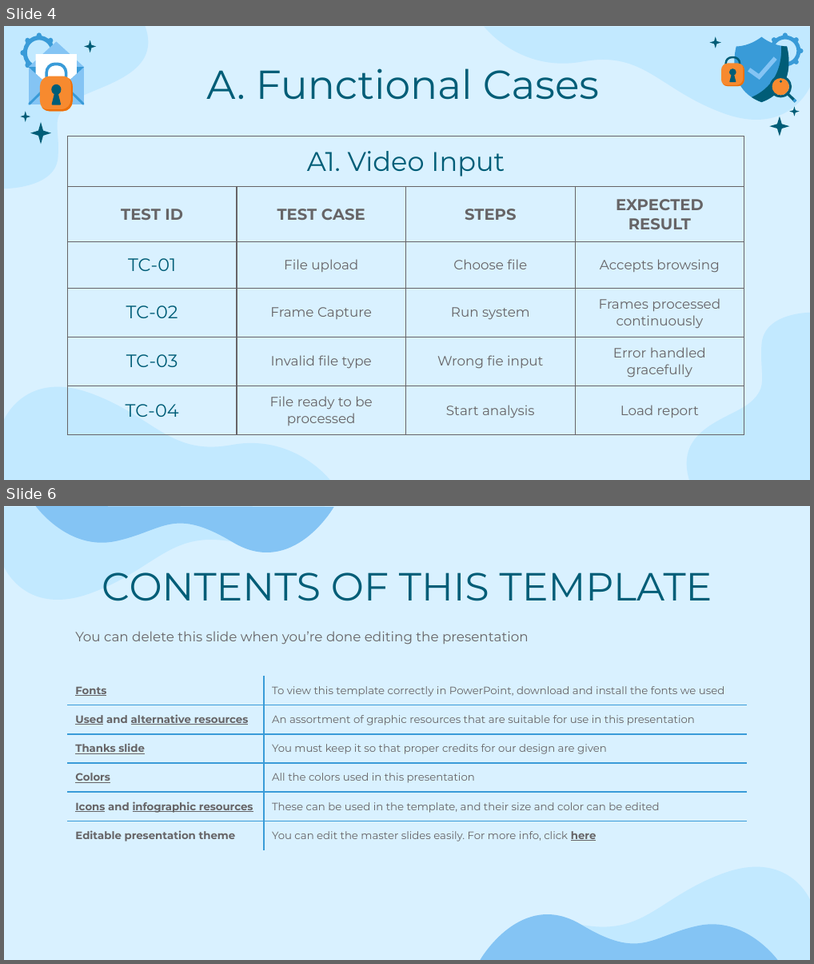
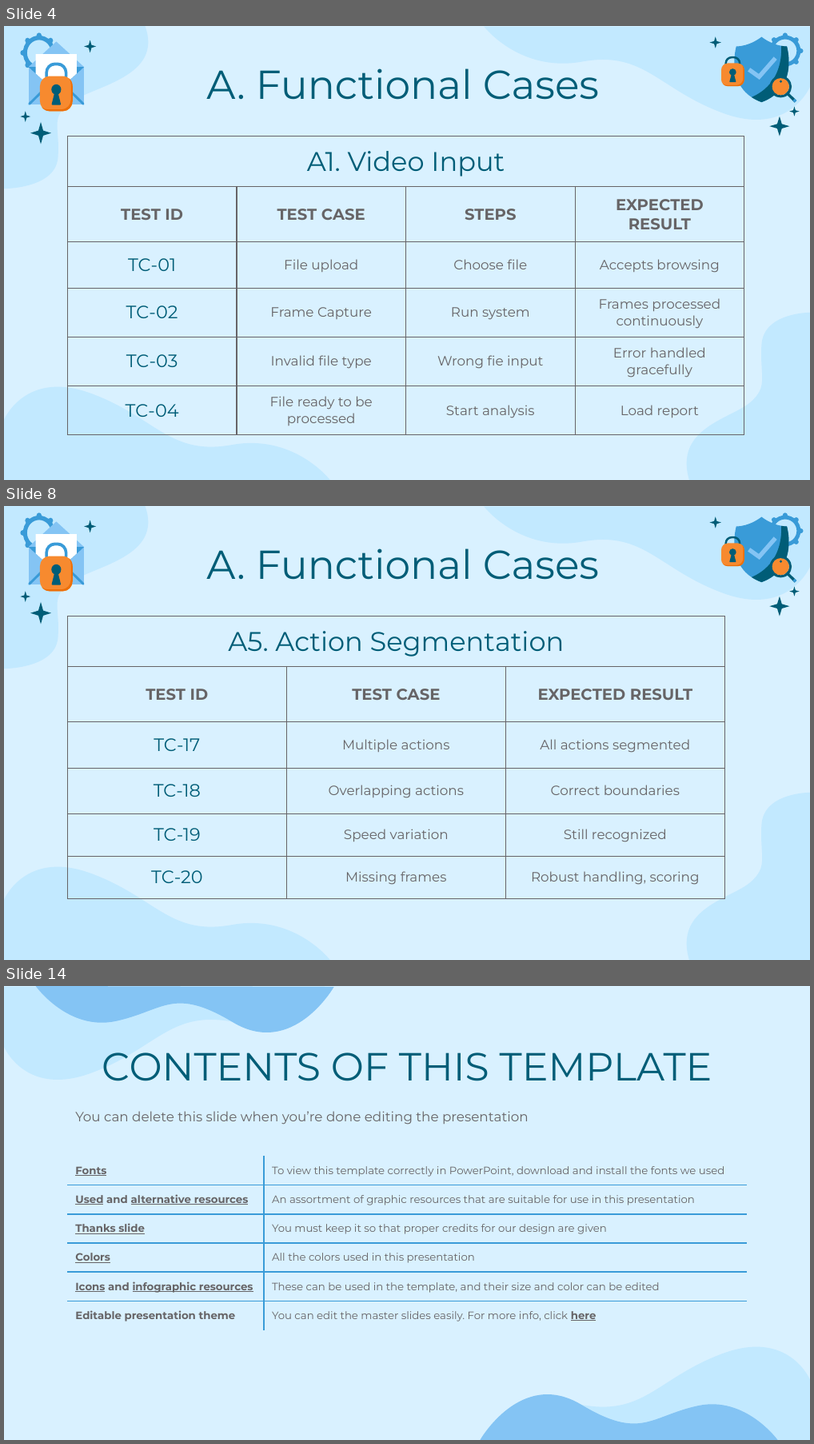
Before and after one commit to MiraPhilip12/Graduation_Project_ESLSCA, a slide deck: Milestone 5/Testing and Evaluation.pptx. Shown one above the other, each under a label of ours: slides 4 and 6 before the commit, slides 4, 8 and 14 after it; the slides between them are not shown. The pictures are 814x964 and 814x1444 pixels, drawn with LibreOffice and Linux fonts; fonts in the diff are those of the drawing. Boxes give left, top, right and bottom in pixels: in the first picture for what was removed or moved away, otherwise in the second. Text is boxed around its words. In the diff, an @@ line names an element or a change of style, - is before the commit and + after.

Commit message:
updating non functional test cases

```diff
--- a/Milestone 5/Testing and Evaluation.pptx
+++ b/Milestone 5/Testing and Evaluation.pptx
@@ slide 8 added at [4,506,810,960], background #D9F1FF; not listed: 4 template elements that a slide beside it also shows @@
@@ title added at [206,548,599,580], 36 pt, text #005D77 @@
+A. Functional Cases
@@ group added at [710,512,804,616]: 16 freeform shapes @@
@@ group added at [20,512,96,624]: 14 freeform shapes @@
@@ table added at [68,616,726,899], 6 rows, 3 columns @@
+A5. Action Segmentation |  | 
+TEST ID | TEST CASE | EXPECTED RESULT
+TC-17 | Multiple actions | All actions segmented
+TC-18 | Overlapping actions | Correct boundaries
+TC-19 | Speed variation | Still recognized
+TC-20 | Missing frames | Robust handling, scoring
@@ what was slide 6 is now slide 14 @@
```
Also in this commit, not shown: 1 slide changed, 7 other slides added, 1 other file.
